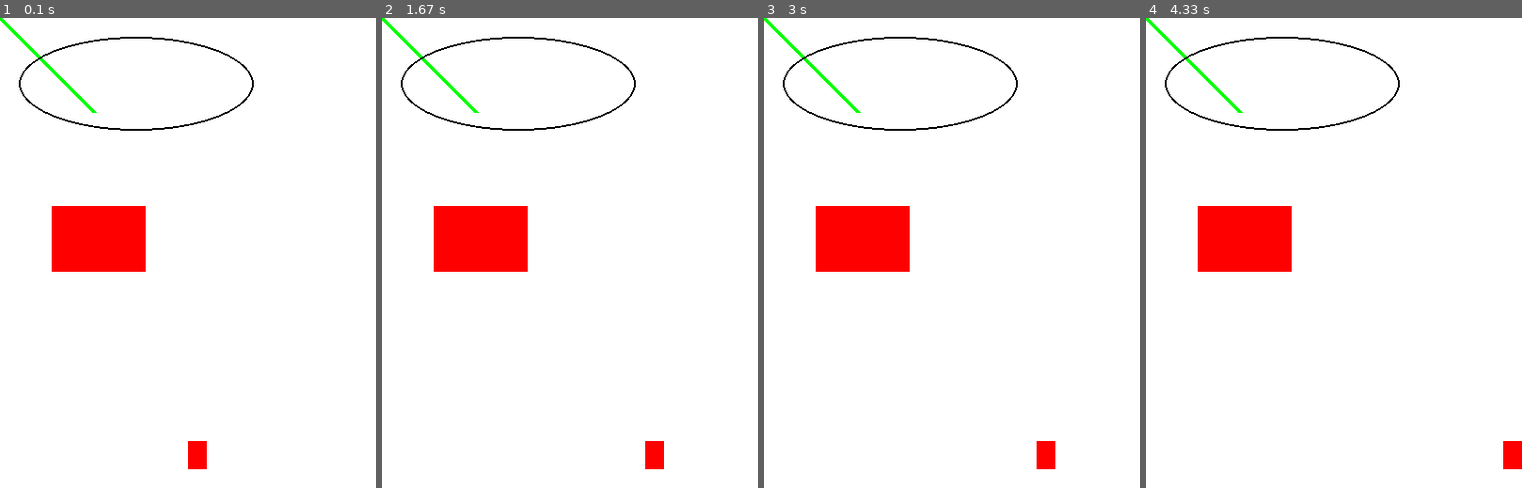
Above: before the commit, frames 1-4 (left to right).
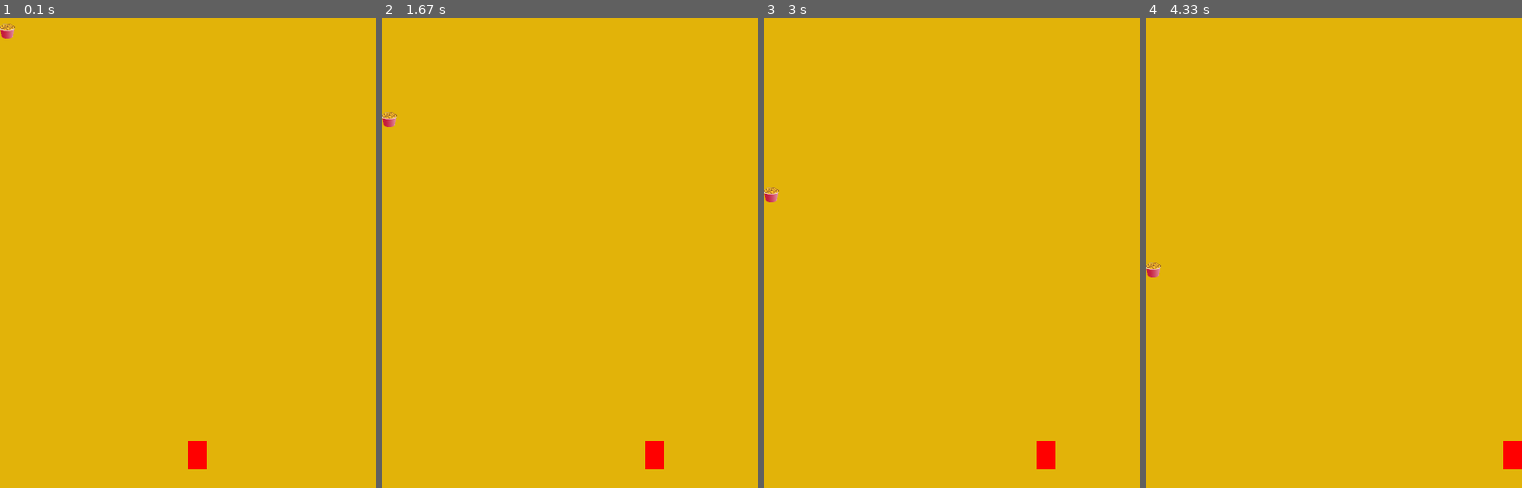
Above: after the commit, the same moments.

Repository: jcc5225/NutritionGame
Game: pygame game, started from game.py
Two runs of this game, one before a commit and one after it. Both use one fixed random seed, a clock stepped at 60 frames per second and the inputs below.
Inputs:
- Up to frame 1 (0.1 s): no input
- Up to frame 2 (1.67 s): hold Right 0.33-0.8 s; hold Right 0.83-1.3 s; hold Left from 1.33 s (still down)
- Up to frame 3 (3 s): release Left at 1.87 s; hold Left 1.9-2.3 s; hold Right 2.33-2.97 s
- Up to frame 4 (4.33 s): hold Left 3-3.47 s; hold Right 3.5-3.97 s; hold Right from 4 s (still down)

The runs differ from the first frame. In frame 1, 100% of the frame differs, in the area x 0-100%, y 0-100%; in frame 2, 100%; in frame 3, 100%; in frame 4, 100%.

Commit message:
falling buckets of chicken

Diff:
--- a/game.py
+++ b/game.py
@@ -2,11 +2,13 @@
 
 import pygame
 from sprite import Car
+from sprite import Chicken
 
 BLACK = ( 0, 0, 0)
 WHITE = ( 255, 255, 255)
 GREEN = ( 0, 255, 0)
 RED = ( 255, 0, 0)
+MCYELLOW = ( 226, 179, 9)
 
 WIDTH = 400
 HEIGHT = 500
@@ -29,7 +31,9 @@
     playerCar = Car(RED, 20, 30)
     playerCar.rect.x = WIDTH/2
     playerCar.rect.y = 450
+    sprite1 = Chicken(16, 16)
     all_sprites_list.add(playerCar)
+    all_sprites_list.add(sprite1)
 
     while carryOn:
         for event in pygame.event.get(): # User did something
@@ -46,12 +50,11 @@
         if keys[pygame.K_RIGHT] and playerCar.rect.x < (WIDTH - 20):
             playerCar.moveRight(5)
 
-            # First, clear the screen to white.
-        screen.fill(WHITE)
-            #The you can draw different shapes and lines or add text to your background stage.
-        pygame.draw.rect(screen, RED, [55, 200, 100, 70],0)
-        pygame.draw.line(screen, GREEN, [0, 0], [100, 100], 5)
-        pygame.draw.ellipse(screen, BLACK, [20,20,250,100], 2)
+        sprite1.fall(1)
+
+
+        screen.fill(MCYELLOW)
+
 
         all_sprites_list.update()
 
--- a/sprite.py
+++ b/sprite.py
@@ -33,3 +33,23 @@
 
     def moveLeft(self, pixels):
         self.rect.x -= pixels
+
+
+class Chicken(pygame.sprite.Sprite):
+    def __init__(self, width, height):
+        # Call the parent class (Sprite) constructor
+        super().__init__()
+
+        # Pass in the color of the car, and its x and y position, width and height.
+        # Set the background color and set it to be transparent
+        self.image = pygame.Surface([width, height])
+        self.image.fill(WHITE)
+        self.image.set_colorkey(WHITE)
+
+        # Draw the car (a rectangle!)
+        self.image = pygame.image.load("chickenSmall.png").convert_alpha()
+
+        self.rect = self.image.get_rect()
+
+    def fall(self, pixels):
+        self.rect.y += pixels
Binary file added: BoySpriteFat.png
Binary file added: buckOChicken.png
Binary file added: chickenSmall.png
